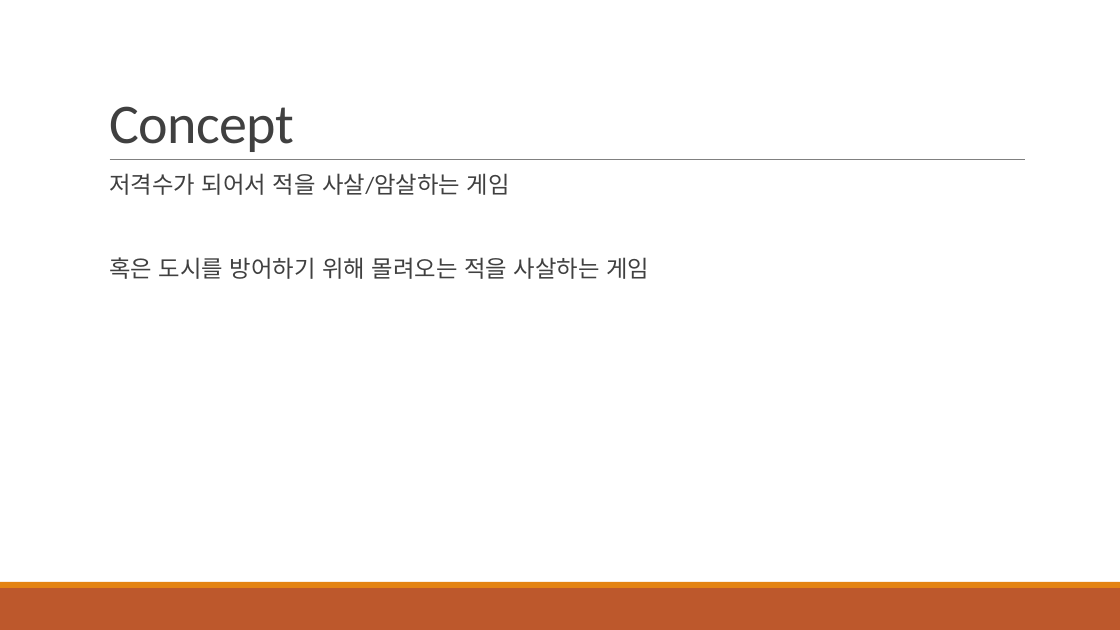
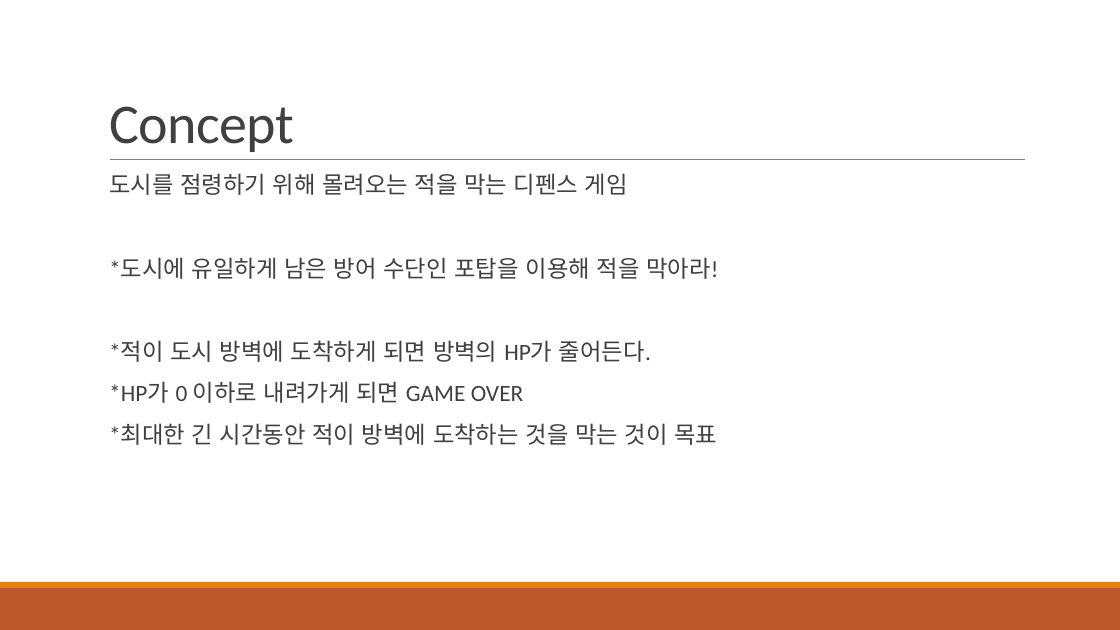
Before and after one commit to pcremnant/Computer-Graphics-Term-Project, a slide deck: slide 2 of ComputerGraphics TermProject.pptx. Drawn at 1120x630 pixels with LibreOffice and Linux fonts; fonts in the diff are those of the drawing. Boxes give left, top, right and bottom in pixels: in the first picture for what was removed or moved away, otherwise in the second. Text is boxed around its words. In the diff, an @@ line names an element or a change of style, - is before the commit and + after.

```diff
--- a/ComputerGraphics TermProject.pptx
+++ b/ComputerGraphics TermProject.pptx
@@ text at bbox=[109, 173, 718, 445]: text changed @@
-  저격수가 되어서 적을 사살/암살하는 게임
-  혹은 도시를 방어하기 위해 몰려오는 적을 사살하는 게임
+  도시를 점령하기 위해 몰려오는 적을 막는 디펜스 게임
+  *도시에 유일하게 남은 방어 수단인 포탑을 이용해 적을 막아라!
+  *적이 도시 방벽에 도착하게 되면 방벽의 HP가 줄어든다.
+  *HP가 0 이하로 내려가게 되면 GAME OVER
+  *최대한 긴 시간동안 적이 방벽에 도착하는 것을 막는 것이 목표
```
Also in this commit, not shown: 1 other slide changed, 2 slides added, 1 slide removed.
